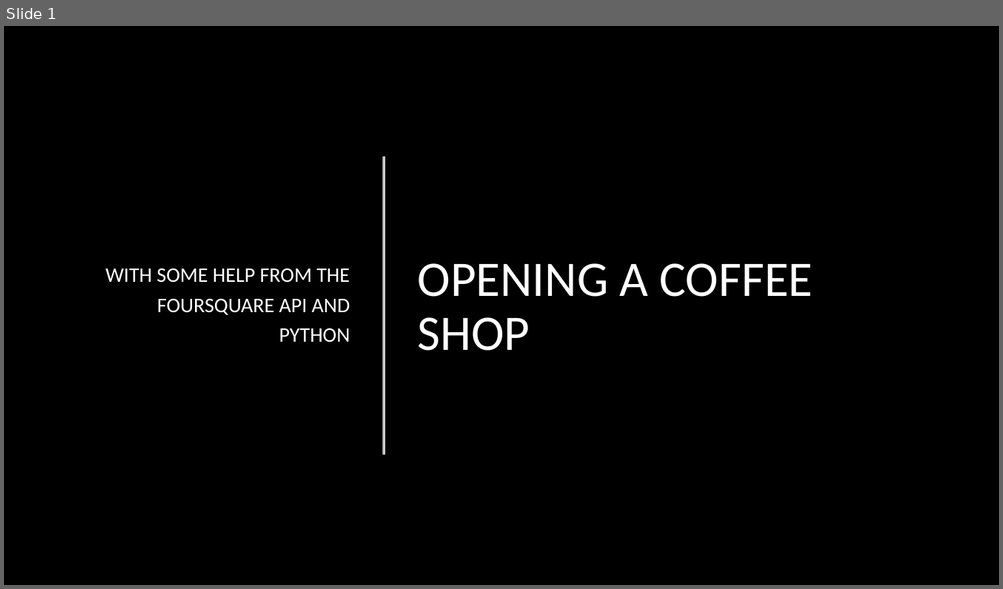
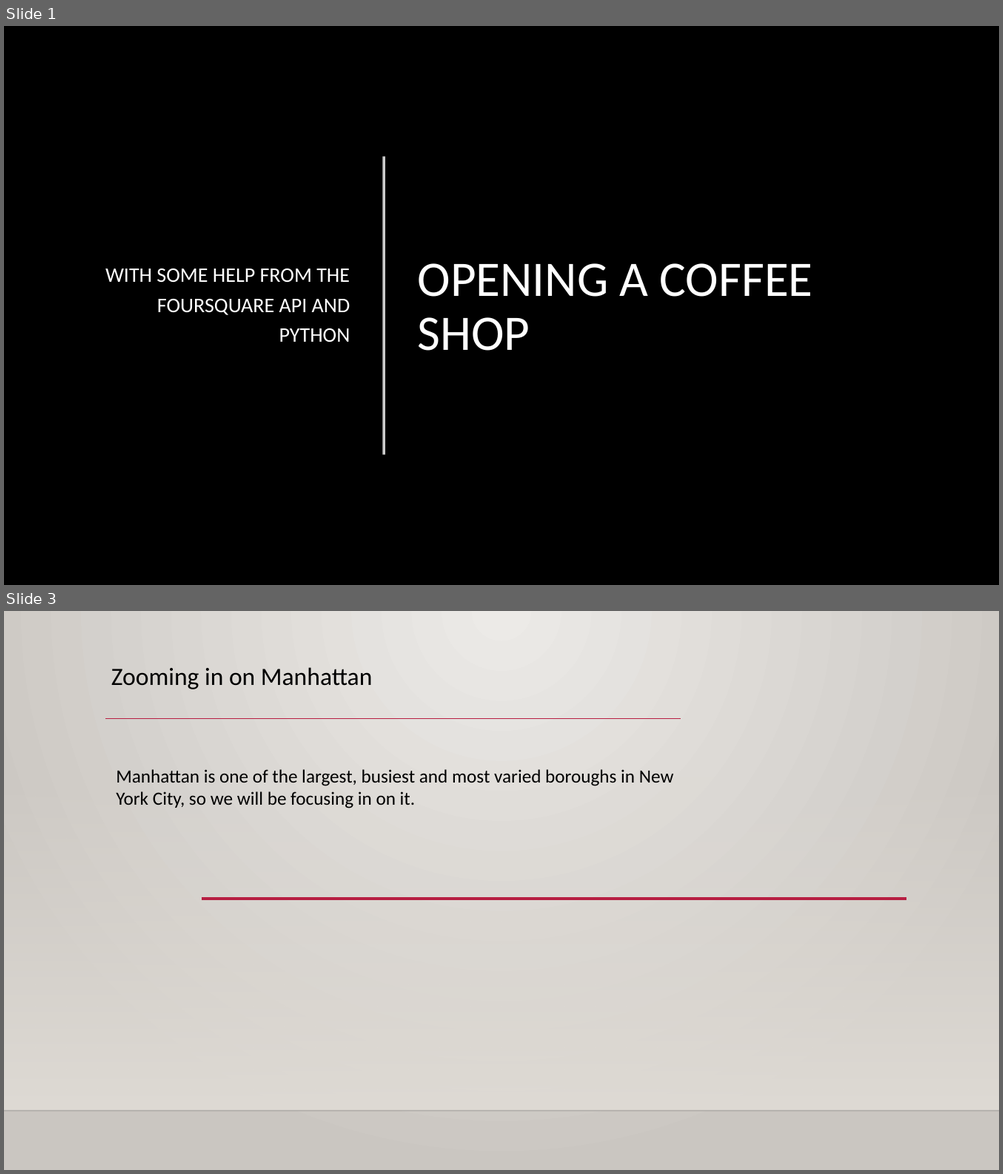
Before and after one commit to jeffbuschow/CourseraCapstone, a slide deck: Coursera Capstone Project Presentation.pptx. Shown one above the other, each under a label of ours: slide 1 before the commit, slides 1 and 3 after it; the slides between them are not shown. The pictures are 1003x589 and 1003x1174 pixels, drawn with LibreOffice and Linux fonts; fonts in the diff are those of the drawing; background and template pictures are left out. Boxes give left, top, right and bottom in pixels: in the first picture for what was removed or moved away, otherwise in the second. Text is boxed around its words. In the diff, an @@ line names an element or a change of style, - is before the commit and + after.

```diff
--- a/Coursera Capstone Project Presentation.pptx
+++ b/Coursera Capstone Project Presentation.pptx
@@ slide 3 added at (4,611,999,1170), background gradient #ECEAE7 to #CAC7C1; not listed: 1 template element that a slide beside it also shows @@
@@ text added at (111,667,372,689), 24 pt, text #000000 @@
+Zooming in on Manhattan
@@ line added from (105, 719) to (680, 719), #B71E42 0.75 pt @@
@@ rectangle added at (4,776,999,1111), fill gradient #DFDBD5 @@
@@ text added at (116,769,674,809), 18 pt, text #000000 @@
+Manhattan is one of the largest, busiest and most varied boroughs in New York City, so we will be focusing in on it.
@@ line added from (201, 899) to (906, 899), #B71E42 2.5 pt @@
```
Also in this commit, not shown: 6 other slides added, 1 slide removed, 1 other file.
